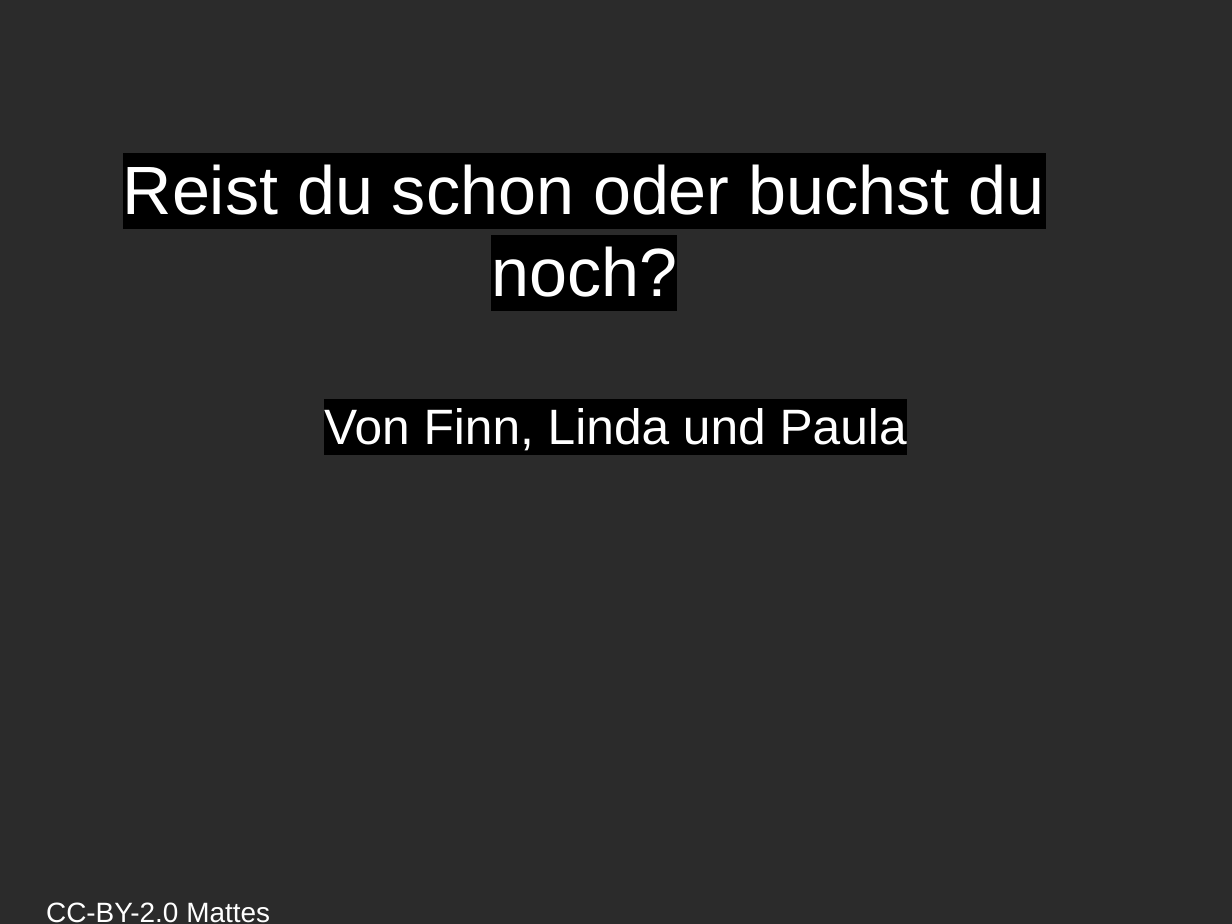
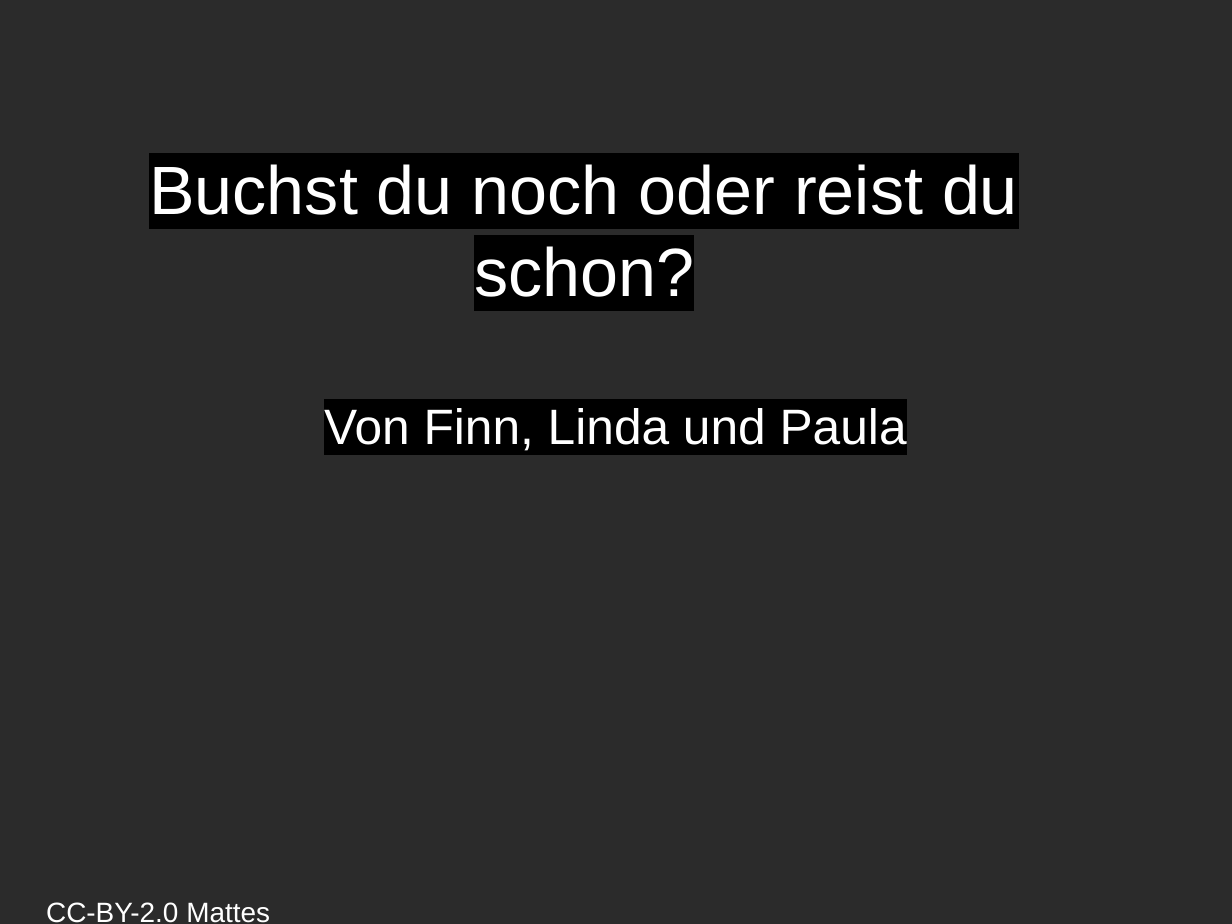
Before and after one commit to Jugendhackt/Reise-Organisation, a slide deck: slide 1 of Vortrag_Reise-Organisation.odp. Drawn at 1232x924 pixels with LibreOffice and Linux fonts; fonts in the diff are those of the drawing; background and template pictures are left out; a plain dark background stands for a picture behind light text. Boxes give left, top, right and bottom in pixels: in the first picture for what was removed or moved away, otherwise in the second. Text is boxed around its words. In the diff, an @@ line names an element or a change of style, - is before the commit and + after.

```diff
--- a/Vortrag_Reise-Organisation.odp
+++ b/Vortrag_Reise-Organisation.odp
@@ title at [149, 164, 1018, 297]: text changed @@
-Reist du schon oder buchst du noch?
+Buchst du noch oder reist du schon?
```
Also in this commit, not shown: 2 other files.
